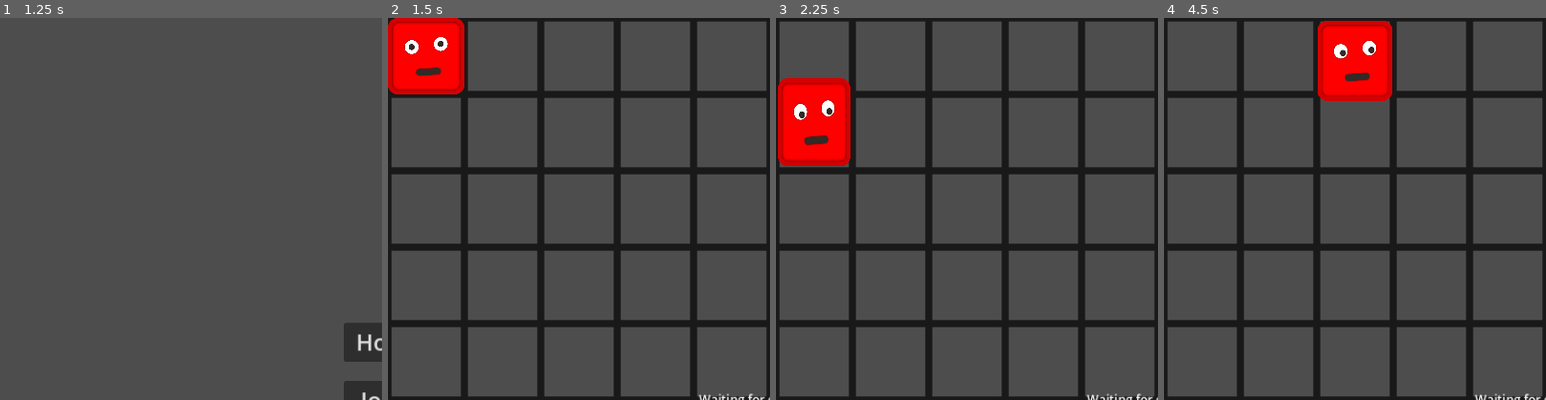
Above: before the commit, frames 1-4 (left to right).
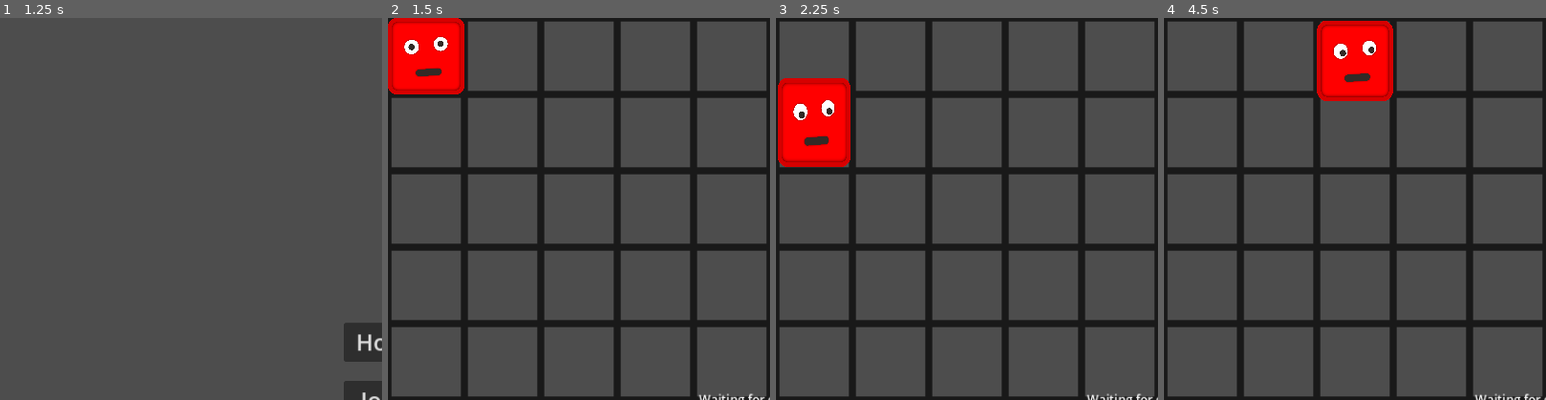
Above: after the commit, the same moments.

Repository: HephaistosForge/BlockyChaos
Game: Godot game, scene res://world/world.tscn
Two runs of this game, one before a commit and one after it. Both use one fixed random seed, a clock stepped at 60 frames per second and the inputs below.
Inputs (mouse positions are % of the whole screen's width and height, from its top left):
- Up to frame 1 (1.25 s): tap Enter at 0.5 s; move the mouse to (72, 45) at 0.52 s; hold D (right) from 0.53 s (still down)
- Up to frame 2 (1.5 s): release D (right) at 1.25 s; click "Host" at 1.25 s
- Up to frame 3 (2.25 s): move the mouse to (30, 55) at 2.02 s; hold S (down) from 2.03 s (still down)
- Up to frame 4 (4.5 s): move the mouse to (60, 28) at 2.77 s; release S (down) at 2.78 s; hold D (right) 2.78-3.53 s; move the mouse to (45, 70) at 3.52 s; hold W (up) 3.53-4.28 s; move the mouse to (80, 65) at 4.27 s; hold A (left) from 4.28 s (still down)
The pictures show only the part of the screen within x 0-50%, y 0-50%; the shares and areas given below are measured in that part.

Frame 1 is identical in both runs. In frame 2, 0.1% of the frame differs, in the area x 0-20%, y 0-20%; in frame 3, 0.1%; in frame 4, 0.3%, in the area x 40-60%, y 0-22%.

Commit message:
higher resolution player sprites

Diff:
--- a/entities/player/player.tscn
+++ b/entities/player/player.tscn
@@ -52,16 +52,16 @@
 
 [node name="BodySprite" type="Sprite2D" parent="Body"]
 self_modulate = Color(1, 0, 0, 1)
-scale = Vector2(0.25, 0.25)
+scale = Vector2(0.063, 0.063)
 texture = ExtResource("2_rh600")
 
 [node name="MouthSprite" type="Sprite2D" parent="Body"]
-scale = Vector2(0.25, 0.25)
+scale = Vector2(0.065, 0.065)
 texture = ExtResource("3_0otid")
 
 [node name="LeftEye" type="Sprite2D" parent="Body"]
 position = Vector2(-19, -12)
-scale = Vector2(0.25, 0.25)
+scale = Vector2(0.065, 0.065)
 texture = ExtResource("4_oidmn")
 
 [node name="LeftEyePupil" type="Sprite2D" parent="Body/LeftEye"]
@@ -69,7 +69,7 @@
 
 [node name="RightEye" type="Sprite2D" parent="Body"]
 position = Vector2(19, -16)
-scale = Vector2(0.25, 0.25)
+scale = Vector2(0.063, 0.063)
 texture = ExtResource("4_oidmn")
 
 [node name="RightEyePupil" type="Sprite2D" parent="Body/RightEye"]
Binary file changed: entities/player/sprites/Body.png
Binary file changed: entities/player/sprites/EyeBlack.png
Binary file changed: entities/player/sprites/EyeWhite.png
Binary file changed: entities/player/sprites/Mouth.png
Not shown: 1 places in world/world.tscn that only renumber resources
